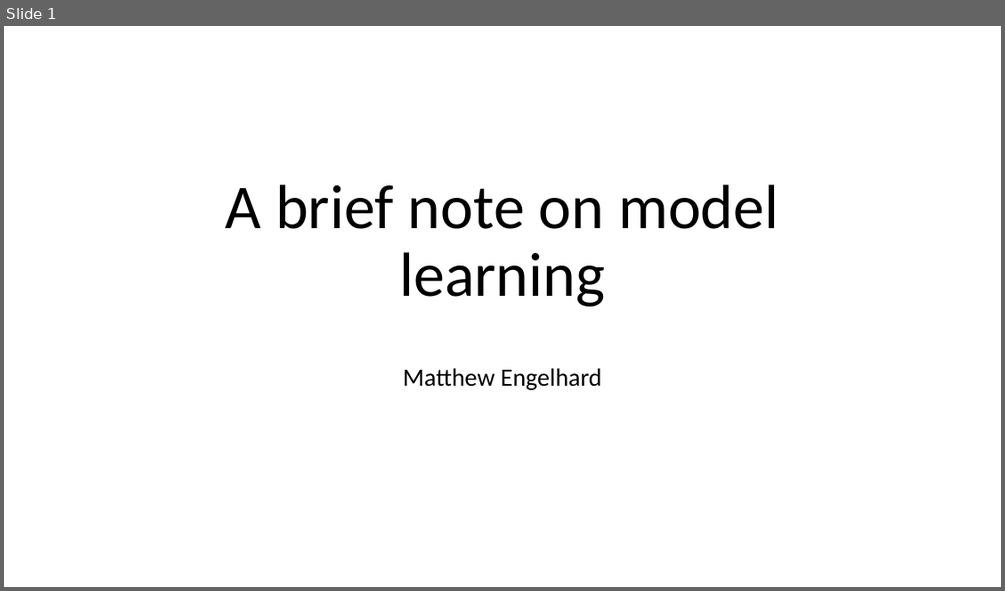
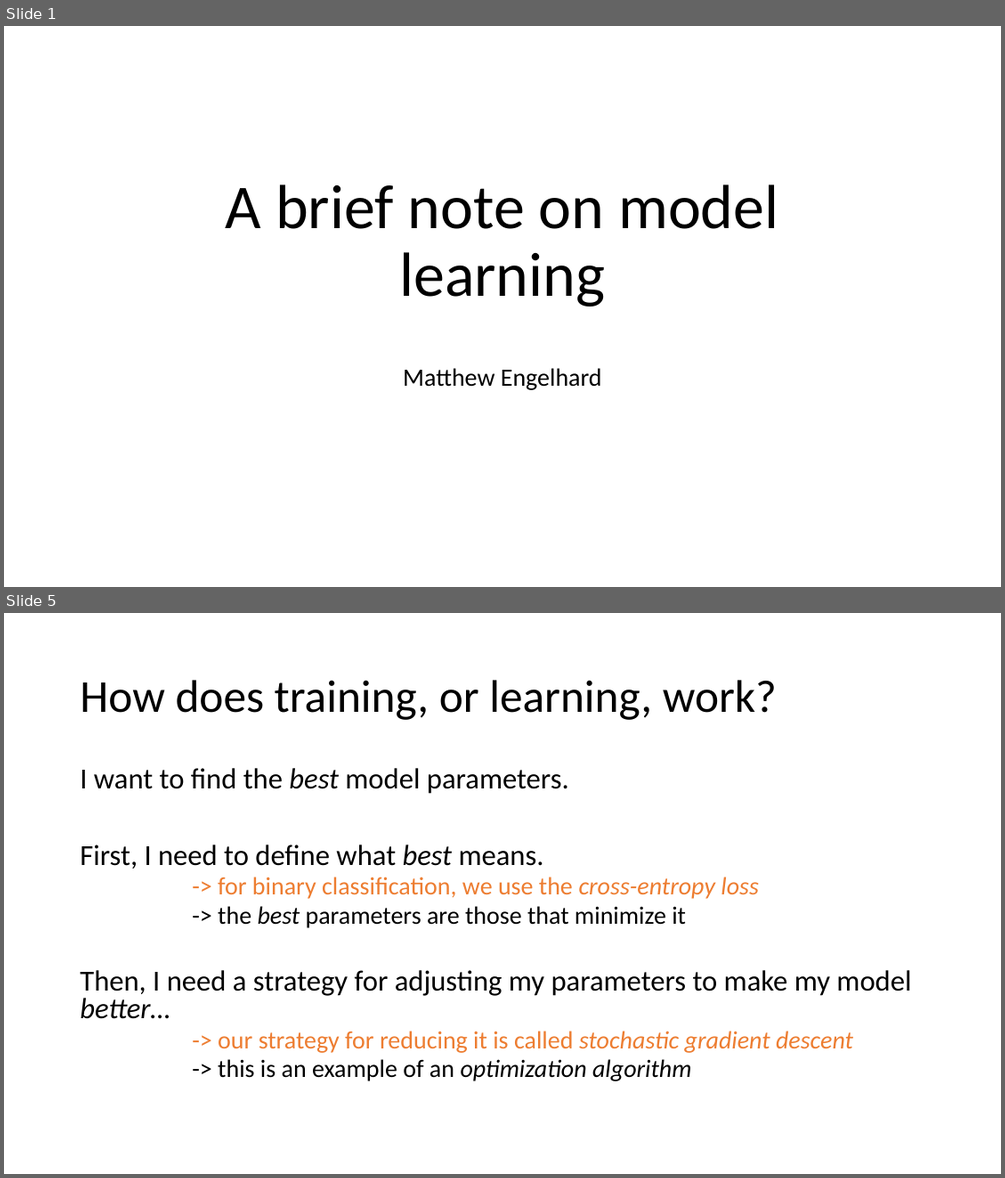
Before and after one commit to mengelhard/mmci_applied_ds, a slide deck: lectures/model_learning_brief.pptx. Shown one above the other, each under a label of ours: slide 1 before the commit, slides 1 and 5 after it; the slides between them are not shown. The pictures are 1005x591 and 1005x1178 pixels, drawn with LibreOffice and Linux fonts; fonts in the diff are those of the drawing. Boxes give left, top, right and bottom in pixels: in the first picture for what was removed or moved away, otherwise in the second. Text is boxed around its words. In the diff, an @@ line names an element or a change of style, - is before the commit and + after.

```diff
--- a/lectures/model_learning_brief.pptx
+++ b/lectures/model_learning_brief.pptx
@@ slide 5 added at (4,613,1001,1174), background #FFFFFF @@
@@ title added at (80,680,777,720), 44 pt, text #000000 @@
+How does training, or learning, work?
@@ text added at (80,768,911,1081), 24 pt, text #000000 @@
+I want to find the best model parameters.
+First, I need to define what best means.
+  -> for binary classification, we use the cross-entropy loss
+  -> the best parameters are those that minimize it
+Then, I need a strategy for adjusting my parameters to make my model better…
+  -> our strategy for reducing it is called stochastic gradient descent
+  -> this is an example of an optimization algorithm
```
Also in this commit, not shown: 3 slides changed, 6 other slides added, 3 other files.
